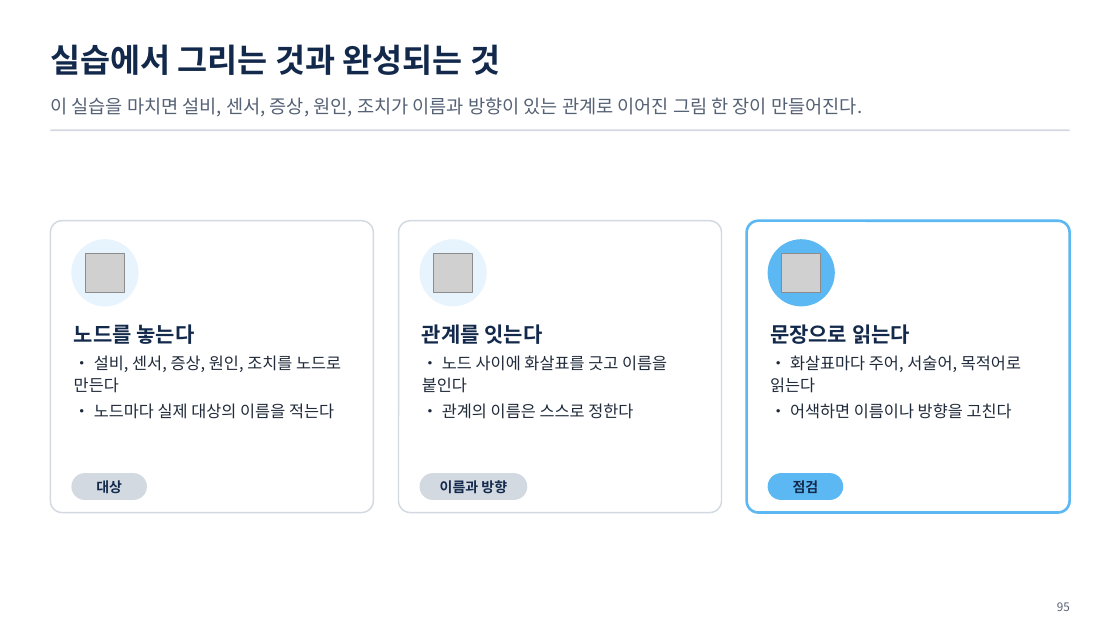
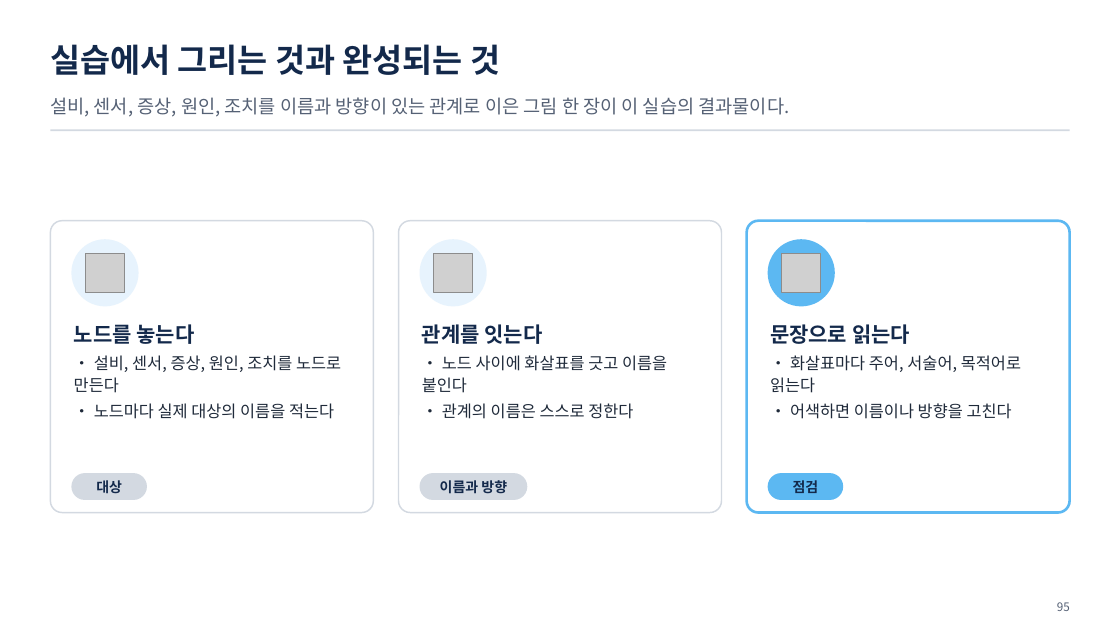
Before and after one commit to uengine-oss/hyd-iot-edu, a slide deck: slide 95 of docs/교재/통합반/01일차/통합반_01일차.pptx. Drawn at 1120x630 pixels with LibreOffice and Linux fonts; fonts in the diff are those of the drawing; grey boxes stand for pictures. Boxes give left, top, right and bottom in pixels: in the first picture for what was removed or moved away, otherwise in the second. Text is boxed around its words. In the diff, an @@ line names an element or a change of style, - is before the commit and + after.

```diff
--- a/docs/교재/통합반/01일차/통합반_01일차.pptx
+++ b/docs/교재/통합반/01일차/통합반_01일차.pptx
@@ text at (50,97,790,117): text changed @@
-이 실습을 마치면 설비, 센서, 증상, 원인, 조치가 이름과 방향이 있는 관계로 이어진 그림 한 장이 만들어진다.
+설비, 센서, 증상, 원인, 조치를 이름과 방향이 있는 관계로 이은 그림 한 장이 이 실습의 결과물이다.
```
Also in this commit, not shown: 2 other slides changed, 23 other files.
